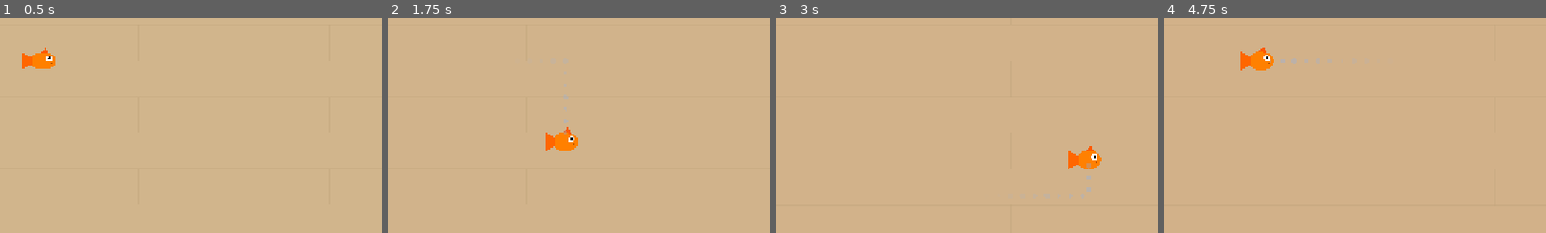
Above: before the commit, frames 1-4 (left to right).
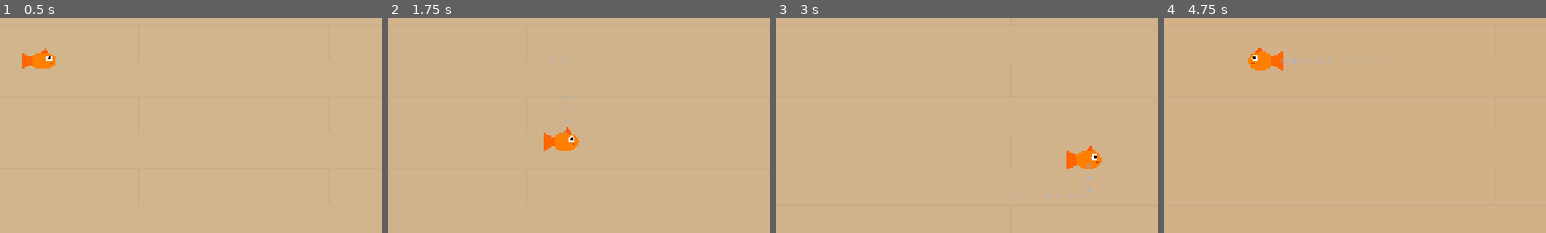
Above: after the commit, the same moments.

Repository: vppillai/godot_slop
Game: Godot game, scene res://scenes/main.tscn
The game is run twice, just before and just after one commit, with the same random seed, the same clock (stepped at 60 frames per second) and the same inputs.
Inputs:
- Up to frame 1 (0.5 s): no input
- Up to frame 2 (1.75 s): tap Enter at 0.5 s; hold D (move_right) 0.53-1.28 s; hold S (move_down) from 1.28 s (still down)
- Up to frame 3 (3 s): release S (move_down) at 2.03 s; hold D (move_right) 2.03-2.78 s; hold W (move_up) from 2.78 s (still down)
- Up to frame 4 (4.75 s): release W (move_up) at 3.53 s; hold A (move_left) from 3.53 s (still down)
The pictures show only the part of the screen within x 44-94%, y 40-90%; the shares and areas given below are measured in that part.

Frame 1 is identical in both runs. In frame 2, less than 0.1% of the frame differs, in the area x 40-50%, y 53-62%; in frame 3, less than 0.1%; in frame 4, 0.5%, in the area x 20-32%, y 13-25%.

Commit message:
fix: 5 bugs — scale conflicts, particles, tween chaining
1. fish_body: only modify scale.y, not scale.x (conflicted with flip)
2. fish_body: add wiggle_enabled flag for victory dance
3. player: set CPUParticles2D.emitting AFTER add_child
4. player: fix victory_dance tween — disable wiggle, sequential scale
5. floating_text: fix tween chain — use parallel() then sequential callback
6. player: remove GDScript type annotations on preloads

Diff:
--- a/scripts/fish_body.gd
+++ b/scripts/fish_body.gd
@@ -1,17 +1,18 @@
 extends Node2D
 
 var time: float = 0.0
+var wiggle_enabled: bool = true
 
 func _process(delta: float) -> void:
+	if not wiggle_enabled:
+		return
 	time += delta
 	var parent := get_parent() as CharacterBody2D
 	if parent and parent.velocity.length() > 10.0:
-		# Wiggle while moving
+		# Only wiggle scale.y — scale.x is controlled by player.gd for flipping
 		scale.y = 1.0 + sin(time * 15.0) * 0.15
-		scale.x = 1.0 - sin(time * 15.0) * 0.05
 	else:
 		scale.y = lerpf(scale.y, 1.0, delta * 5.0)
-		scale.x = lerpf(scale.x, 1.0, delta * 5.0)
 
 func _draw() -> void:
 	# Fish body (orange ellipse)
--- a/scripts/floating_text.gd
+++ b/scripts/floating_text.gd
@@ -5,14 +5,14 @@
 
 func _ready() -> void:
 	var tween := create_tween()
-	tween.set_parallel(true)
 	tween.tween_property(self, "position:y", position.y - 60.0, 1.2)
-	tween.tween_property(self, "modulate:a", 0.0, 1.2)
-	tween.tween_property(self, "scale", Vector2(1.3, 1.3), 1.2)
-	tween.set_parallel(false)
+	tween.parallel().tween_property(self, "modulate:a", 0.0, 1.2)
+	tween.parallel().tween_property(self, "scale", Vector2(1.3, 1.3), 1.2)
 	tween.tween_callback(queue_free)
 
 func _draw() -> void:
 	var font := ThemeDB.fallback_font
+	if font == null:
+		return
 	draw_string_outline(font, Vector2(-60, 0), text, HORIZONTAL_ALIGNMENT_CENTER, 120, 22, 4, Color.BLACK)
 	draw_string(font, Vector2(-60, 0), text, HORIZONTAL_ALIGNMENT_CENTER, 120, 22, color)
--- a/scripts/player.gd
+++ b/scripts/player.gd
@@ -17,9 +17,10 @@
 var trail_timer: float = 0.0
 var speed_boost_timer: float = 0.0
 var active: bool = true
+var facing_right: bool = true
 
-var trail_drop_script: GDScript = preload("res://scripts/trail_drop.gd")
-var floating_text_script: GDScript = preload("res://scripts/floating_text.gd")
+var _trail_drop_script = preload("res://scripts/trail_drop.gd")
+var _floating_text_script = preload("res://scripts/floating_text.gd")
 
 var hit_messages: Array[String] = ["YIKES!", "OH NO!", "OUCH!", "EEK!", "SPLAT!", "ACK!"]
 
@@ -44,11 +45,13 @@
 		input_dir = input_dir.normalized()
 	velocity = input_dir * _get_current_speed()
 	move_and_slide()
-	if input_dir.x < 0:
+	# Flip fish direction — set scale.x directly (fish_body only touches scale.y)
+	if input_dir.x < 0 and facing_right:
+		facing_right = false
 		$Body.scale.x = -abs($Body.scale.x)
-	elif input_dir.x > 0:
+	elif input_dir.x > 0 and not facing_right:
+		facing_right = true
 		$Body.scale.x = abs($Body.scale.x)
-	# Speed boost countdown
 	if speed_boost_timer > 0.0:
 		speed_boost_timer -= delta
 
@@ -71,7 +74,7 @@
 	if trail_timer <= 0.0:
 		trail_timer = 0.06
 		var drop := Node2D.new()
-		drop.set_script(trail_drop_script)
+		drop.set_script(_trail_drop_script)
 		drop.position = position
 		get_parent().add_child(drop)
 
@@ -97,7 +100,6 @@
 	invincible = true
 	invincible_timer = INVINCIBILITY_DURATION
 	flash_timer = 0.1
-	# Screen shake
 	var tween := get_tree().create_tween()
 	var original_pos := position
 	for i in range(6):
@@ -121,10 +123,13 @@
 func victory_dance() -> void:
 	active = false
 	velocity = Vector2.ZERO
+	# Stop fish_body wiggle so tween has full control
+	$Body.wiggle_enabled = false
+	$Body.scale = Vector2(1.0, 1.0)
 	var tween := create_tween()
 	tween.tween_property($Body, "rotation", TAU * 3, 1.5).set_ease(Tween.EASE_IN_OUT)
-	tween.parallel().tween_property($Body, "scale", Vector2(1.4, 1.4), 0.8)
-	tween.parallel().tween_property($Body, "scale", Vector2(1.0, 1.0), 0.7).set_delay(0.8)
+	tween.parallel().tween_property($Body, "scale", Vector2(1.4, 1.4), 0.8).set_ease(Tween.EASE_OUT)
+	tween.tween_property($Body, "scale", Vector2(1.0, 1.0), 0.7).set_ease(Tween.EASE_IN)
 
 func _update_appearance() -> void:
 	match hp:
@@ -140,7 +145,6 @@
 func _spawn_hit_particles() -> void:
 	var particles := CPUParticles2D.new()
 	particles.position = position
-	particles.emitting = true
 	particles.one_shot = true
 	particles.explosiveness = 1.0
 	particles.amount = 12
@@ -155,12 +159,14 @@
 	particles.scale_amount_max = 5.0
 	particles.color = Color(0.4, 0.6, 1.0, 0.8)
 	get_parent().add_child(particles)
+	# Start emitting AFTER added to tree
+	particles.emitting = true
 	get_tree().create_tween().tween_callback(particles.queue_free).set_delay(1.5)
 
 func _spawn_floating_text(msg: String, col: Color) -> void:
 	var ft := Node2D.new()
-	ft.set_script(floating_text_script)
-	ft.position = position + Vector2(0, -30)
+	ft.set_script(_floating_text_script)
 	ft.text = msg
 	ft.color = col
+	ft.position = position + Vector2(0, -30)
 	get_parent().add_child(ft)
